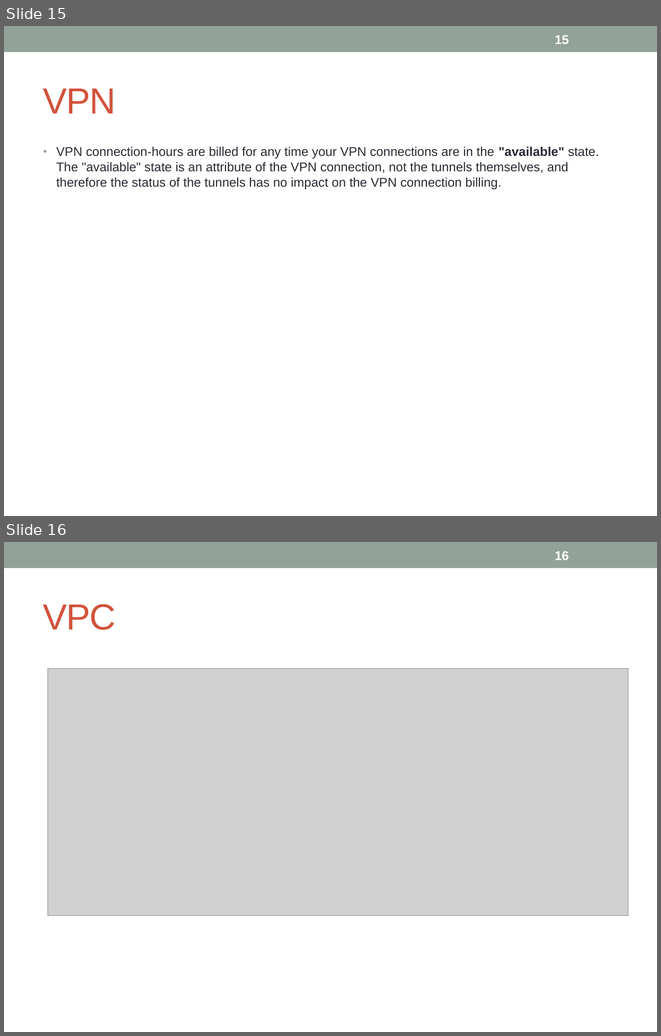
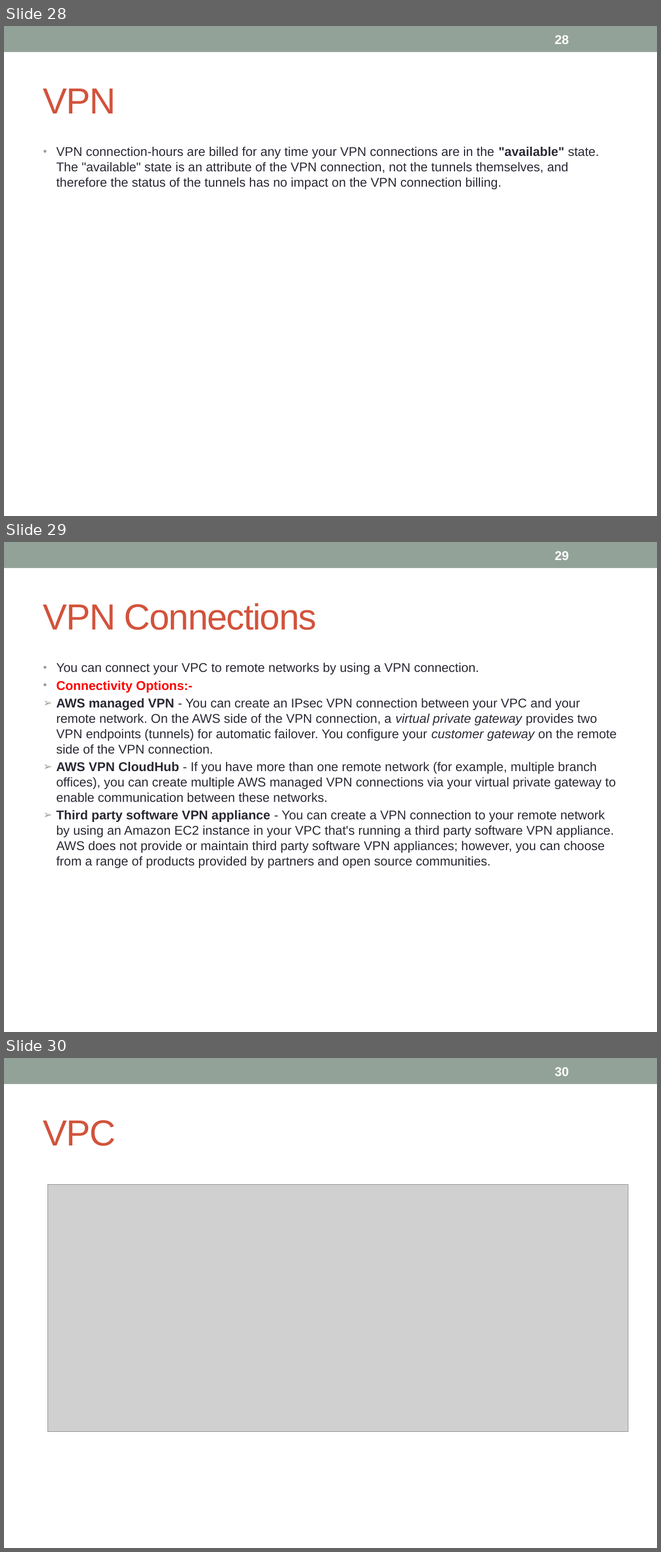
Before and after one commit to notionquest/ProjectDocumentation, a slide deck: AWS_Solution_Architect.pptx. Shown one above the other, each under a label of ours: slides 15 and 16 before the commit, slides 28, 29 and 30 after it. The pictures are 661x1036 and 661x1552 pixels, drawn with LibreOffice and Linux fonts; fonts in the diff are those of the drawing; grey boxes stand for pictures. Boxes give left, top, right and bottom in pixels: in the first picture for what was removed or moved away, otherwise in the second. Text is boxed around its words. In the diff, an @@ line names an element or a change of style, - is before the commit and + after.

Commit message:
direct connect

```diff
--- a/AWS_Solution_Architect.pptx
+++ b/AWS_Solution_Architect.pptx
@@ slide 29 added at <box>4,542,657,1032</box>, background #FFFFFF; not listed: 1 template element that a slide beside it also shows @@
@@ page number added at <box>555,551,569,560</box>, 14 pt, text #FFFFFF, bold @@
+29
@@ title added at <box>43,603,317,630</box>, 40 pt, text #D2533C @@
+VPN Connections
@@ text added at <box>56,662,617,868</box>, 14 pt, text #292934 @@
+• You can connect your VPC to remote networks by using a VPN connection.
+• Connectivity Options:-
+➢ AWS managed VPN - You can create an IPsec VPN connection between your VPC and your remote network. On the AWS side of the VPN connection, a virtual private gateway provides two VPN endpoints (tunnels) for automatic failover. You configure your customer gateway on the remote side of the VPN connection.
+➢ AWS VPN CloudHub - If you have more than one remote network (for example, multiple branch offices), you can create multiple AWS managed VPN connections via your virtual private gateway to enable communication between these networks.
+➢ Third party software VPN appliance - You can create a VPN connection to your remote network by using an Amazon EC2 instance in your VPC that's running a third party software VPN appliance. AWS does not provide or maintain third party software VPN appliances; however, you can choose from a range of products provided by partners and open source communities.
@@ what was slide 15 is now slide 28 @@
@@ page number at <box>555,35,569,44</box>: text changed @@
-15
+28
@@ what was slide 16 is now slide 30 @@
@@ page number at <box>555,1067,569,1076</box>: text changed @@
-16
+30
```
Also in this commit, not shown: 19 slides changed, 18 other slides added.
